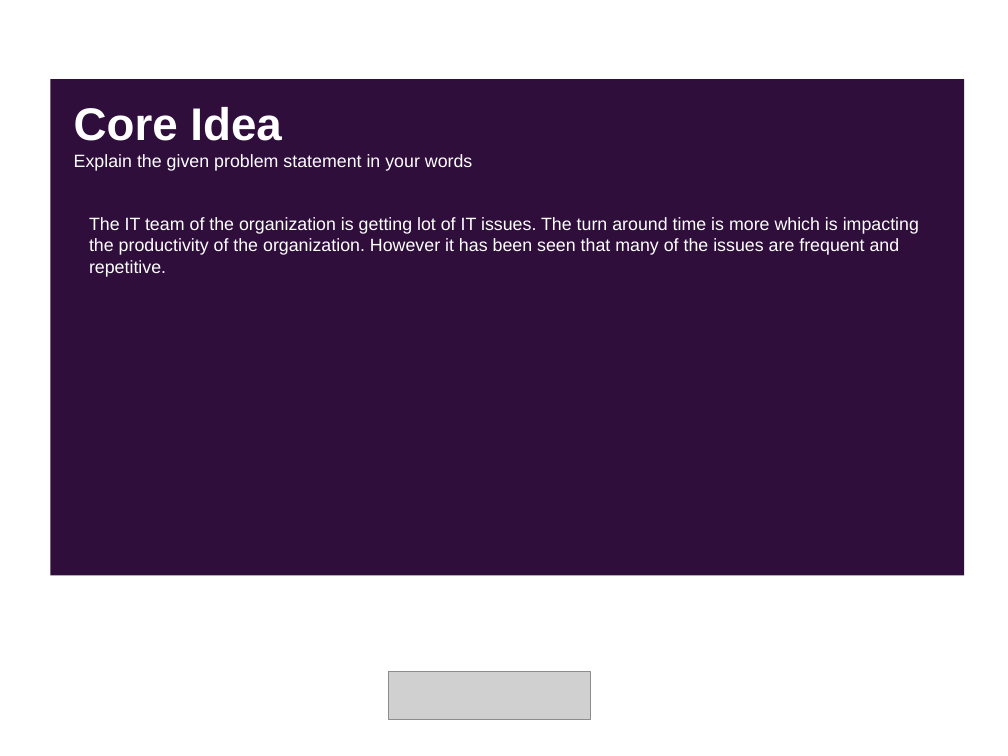
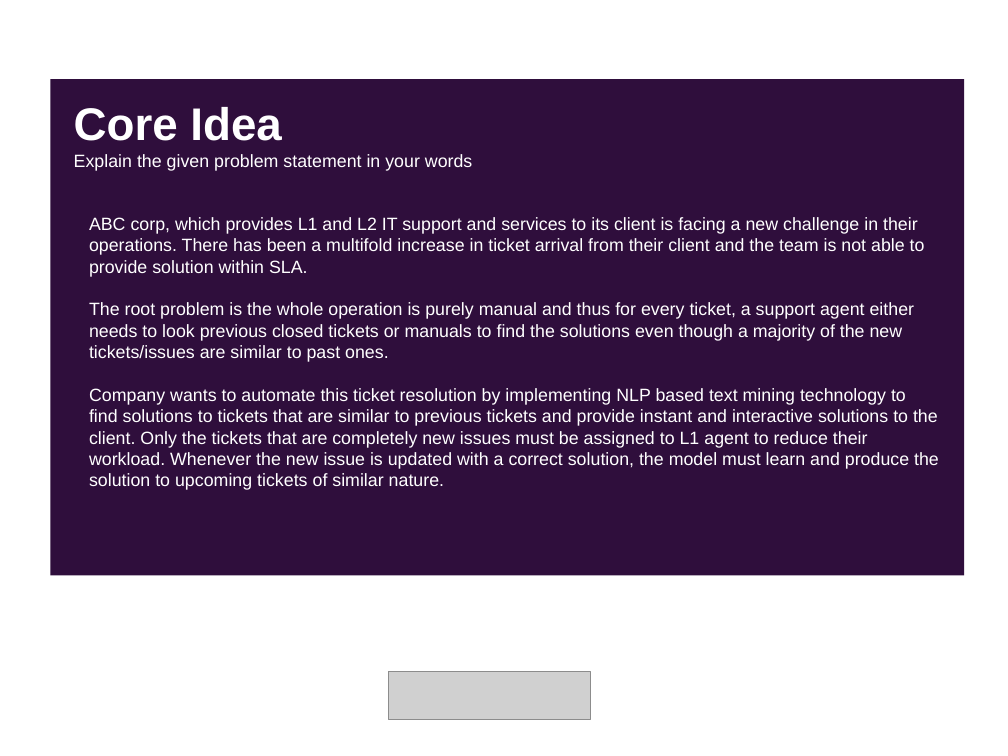
Before and after one commit to Snehashish30/NLP_chatbot, a slide deck: slide 3 of SolutionPresentation.pptx. Drawn at 1008x756 pixels with LibreOffice and Linux fonts; fonts in the diff are those of the drawing; grey boxes stand for pictures. Boxes give left, top, right and bottom in pixels: in the first picture for what was removed or moved away, otherwise in the second. Text is boxed around its words. In the diff, an @@ line names an element or a change of style, - is before the commit and + after.

```diff
--- a/SolutionPresentation.pptx
+++ b/SolutionPresentation.pptx
@@ text at box(89, 217, 939, 490): text changed @@
-The IT team of the organization is getting lot of IT issues. The turn around time is more which is impacting the productivity of the organization. However it has been seen that many of the issues are frequent and repetitive.
+ABC corp, which provides L1 and L2 IT support and services to its client is facing a new challenge in their operations. There has been a multifold increase in ticket arrival from their client and the team is not able to provide solution within SLA.
+The root problem is the whole operation is purely manual and thus for every ticket, a support agent either needs to look previous closed tickets or manuals to find the solutions even though a majority of the new tickets/issues are similar to past ones.
+Company wants to automate this ticket resolution by implementing NLP based text mining technology to find solutions to tickets that are similar to previous tickets and provide instant and interactive solutions to the client. Only the tickets that are completely new issues must be assigned to L1 agent to reduce their workload. Whenever the new issue is updated with a correct solution, the model must learn and produce the solution to upcoming tickets of similar nature.
```
Also in this commit, not shown: 10 other slides changed, 2 slides added, 1 slide removed, 14 other files.
